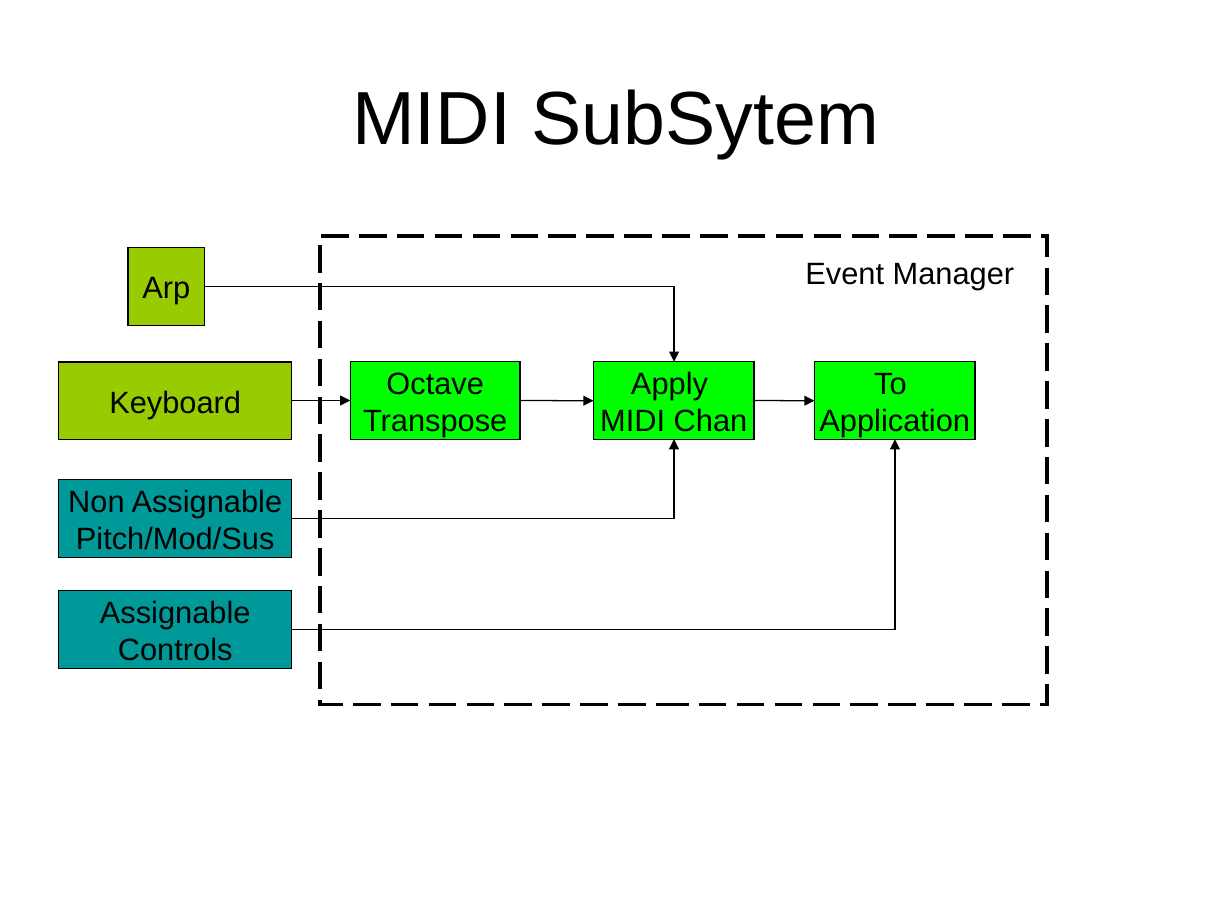
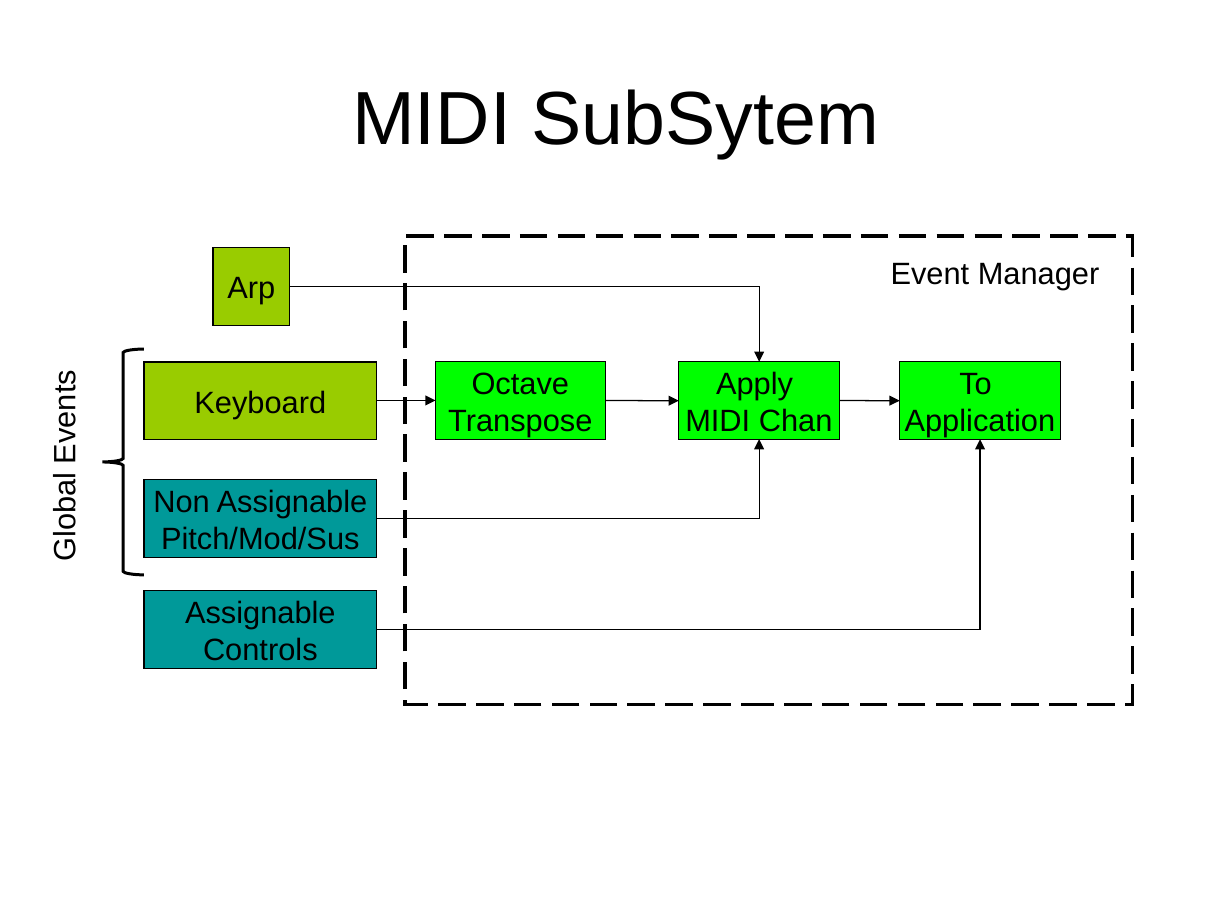
Before and after one commit to AdrianGin/NovationLaunchkey, a slide deck: slide 7 of res/TechDiagram.ppt. Drawn at 1232x924 pixels with LibreOffice and Linux fonts; fonts in the diff are those of the drawing. Boxes give left, top, right and bottom in pixels: in the first picture for what was removed or moved away, otherwise in the second. Text is boxed around its words. In the diff, an @@ line names an element or a change of style, - is before the commit and + after.

```diff
--- a/res/TechDiagram.ppt
+++ b/res/TechDiagram.ppt
@@ freeform shape added at (102,349,144,574), outline #000000 1.76 pt @@
@@ text added at (48,379,82,560), 18 pt, text #000000 @@
+Global Events
@@ 8 rectangles, 4 elbow arrows, 2 arrows, 1 text: place and size @@
-8 rectangles, 4 elbow arrows, 2 arrows, 1 text at (59,235,1047,703)
+8 rectangles, 4 elbow arrows, 2 arrows, 1 text at (144,235,1132,703)
```
Also in this commit, not shown: 7 other files.
